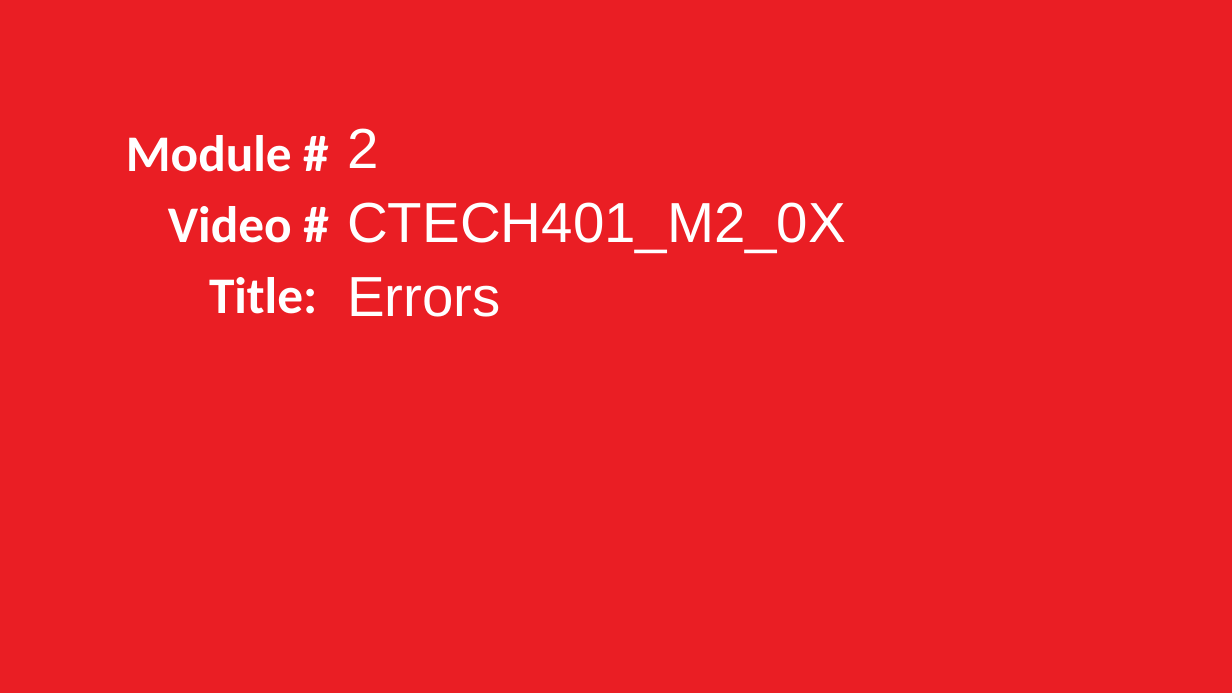
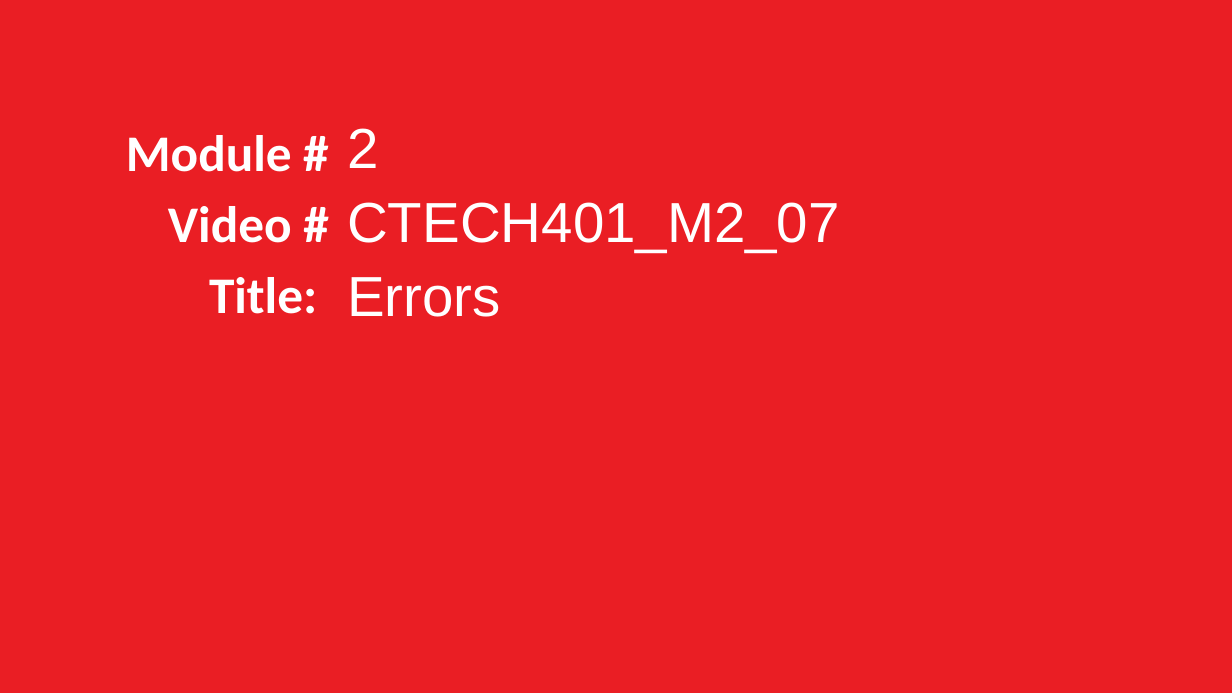
Before and after one commit to grimmelm/ctech404, a slide deck: slide 114 of ctech401/CTECH401_Combined-Slides.pptx (slide 112 before the commit). Drawn at 1232x693 pixels with LibreOffice and Linux fonts; fonts in the diff are those of the drawing. Boxes give left, top, right and bottom in pixels: in the first picture for what was removed or moved away, otherwise in the second. Text is boxed around its words. In the diff, an @@ line names an element or a change of style, - is before the commit and + after.

Commit message:
CTECH 401 Added video on error messages, other tweaks.

```diff
--- a/ctech401/CTECH401_Combined-Slides.pptx
+++ b/ctech401/CTECH401_Combined-Slides.pptx
@@ text at <box>347,202,840,253</box>: text changed @@
-CTECH401_M2_0X
+CTECH401_M2_07
```
Also in this commit, not shown: 4 other slides changed, 6 slides added.
